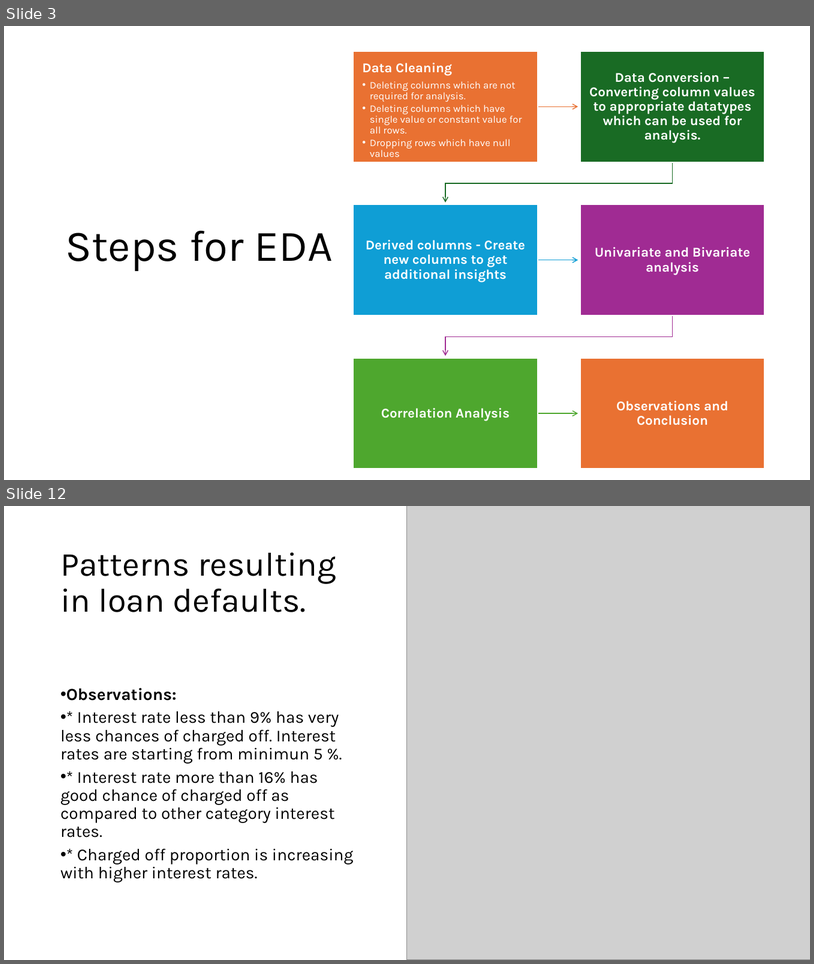
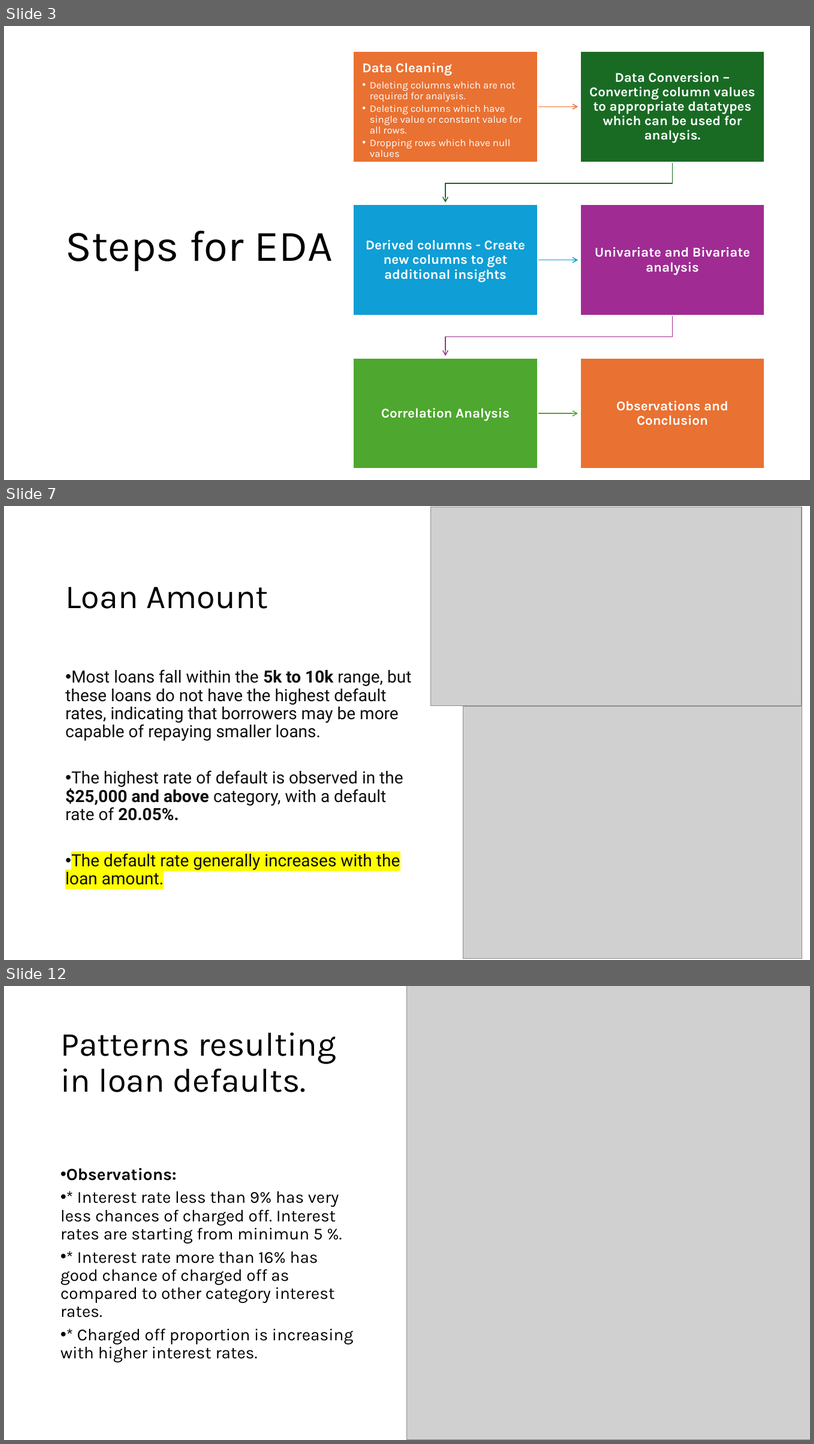
Before and after one commit to cyberpirate92/lending-club-case-study, a slide deck: Lending Club Case Study.pptx. Shown one above the other, each under a label of ours: slides 3 and 12 before the commit, slides 3, 7 and 12 after it; the slides between them are not shown. The pictures are 814x964 and 814x1444 pixels, drawn with LibreOffice and Linux fonts; fonts in the diff are those of the drawing; grey boxes stand for pictures. Boxes give left, top, right and bottom in pixels: in the first picture for what was removed or moved away, otherwise in the second. Text is boxed around its words. In the diff, an @@ line names an element or a change of style, - is before the commit and + after.

```diff
--- a/Lending Club Case Study.pptx
+++ b/Lending Club Case Study.pptx
@@ slide 7 added at [4, 506, 810, 960], background #FFFFFF @@
@@ picture added at [431, 507, 802, 705] @@
@@ title added at [66, 586, 269, 609], 40 pt, text #000000 @@
+Loan Amount
@@ text added at [65, 669, 411, 885], 20 pt, text #0E0E0E @@
+• Most loans fall within the 5k to 10k range, but these loans do not have the highest default rates, indicating that borrowers may be more capable of repaying smaller loans.
+• The highest rate of default is observed in the $25,000 and above category, with a default rate of 20.05%.
+• The default rate generally increases with the loan amount.
@@ picture added at [463, 706, 802, 958] @@
```
Also in this commit, not shown: 4 slides changed, 3 other slides added, 4 slides removed, 1 other file.
